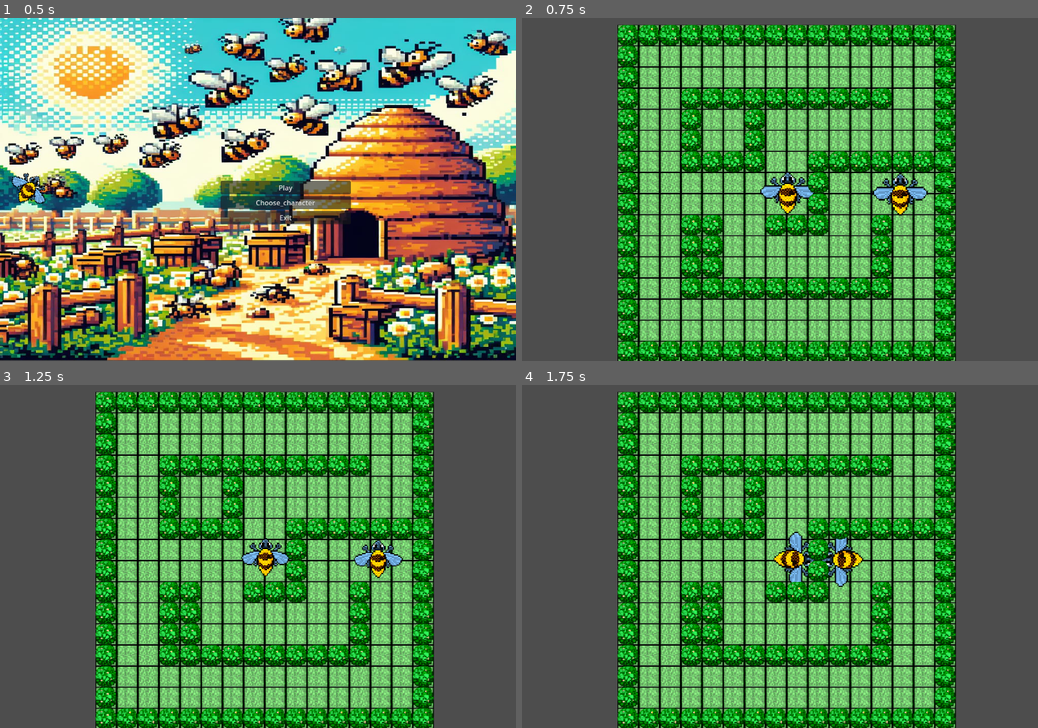
Above: before the commit, frames 1-4 (two rows, left to right).
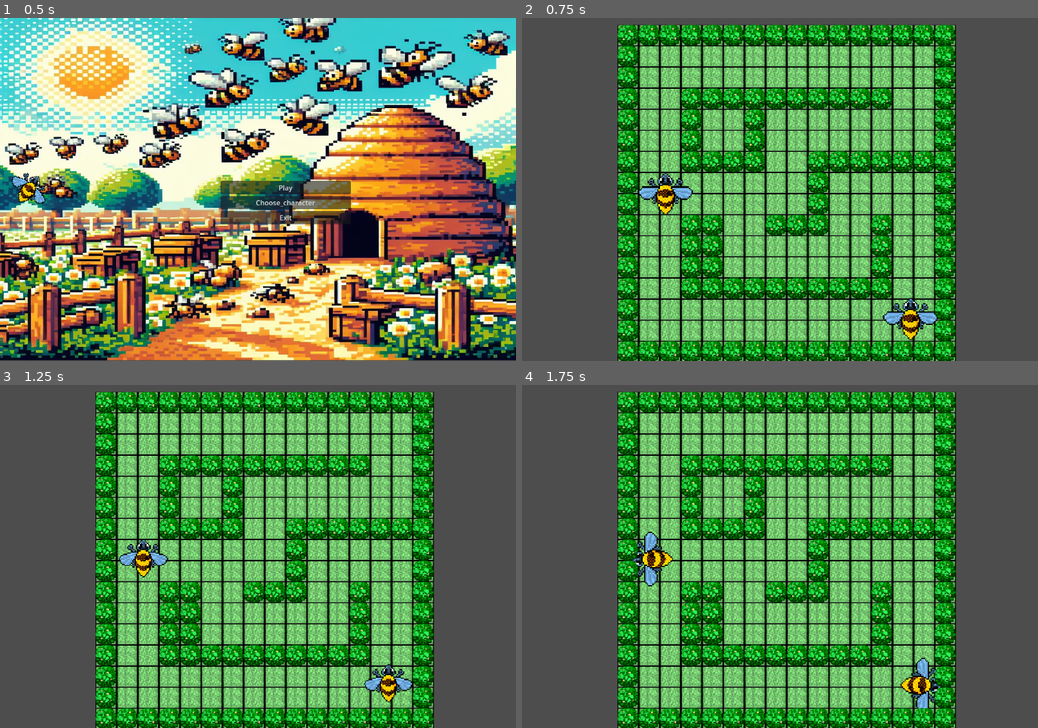
Above: after the commit, the same moments.

Repository: jmnu4245/hackupc
Game: Godot game, scene res://menu.tscn
Two runs of this game, one before a commit and one after it. Both use one fixed random seed, a clock stepped at 60 frames per second and the inputs below.
Inputs (mouse positions are in pixels of both pictures, inside the frame that each line leads up to):
- Up to frame 1 (0.5 s): no input
- Up to frame 2 (0.75 s): click "Play" at 0.5 s
- Up to frame 3 (1.25 s): no input
- Up to frame 4 (1.75 s): move the mouse to (893, 539) at 1.27 s; hold Right (right) from 1.28 s (still down); tap A (a) at 1.35 s; tap D (d) at 1.55 s

Frame 1 is identical in both runs. In frame 2, 2.6% of the frame differs, in the area x 22-81%, y 45-94%; in frame 3, 2.1%; in frame 4, 2.4%.

Commit message:
H

Diff:
--- a/scenes/escena.tscn
+++ b/scenes/escena.tscn
@@ -15,7 +15,7 @@
 script = ExtResource("1_s3sn6")
 
 [node name="Abeja" parent="." instance=ExtResource("1_bk6u3")]
-position = Vector2(1, -4)
+position = Vector2(239, 241)
 
 [node name="disparo2" type="AudioStreamPlayer2D" parent="Abeja"]
 position = Vector2(-1, 4)
@@ -27,7 +27,7 @@
 volume_db = 24.0
 
 [node name="Abeja2" parent="." instance=ExtResource("1_bk6u3")]
-position = Vector2(219, -1)
+position = Vector2(-236, -2)
 script = ExtResource("4_ltyr3")
 direction = Vector2(0, 0)
 
--- a/scenes/menu_final.tscn
+++ b/scenes/menu_final.tscn
@@ -65,10 +65,10 @@
 [node name="label_winner" type="Label" parent="."]
 z_index = 2
 layout_mode = 0
-offset_left = 487.0
-offset_top = 278.0
-offset_right = 709.0
-offset_bottom = 330.0
+offset_left = 501.0
+offset_top = 291.0
+offset_right = 687.0
+offset_bottom = 343.0
 horizontal_alignment = 1
 vertical_alignment = 1
 
